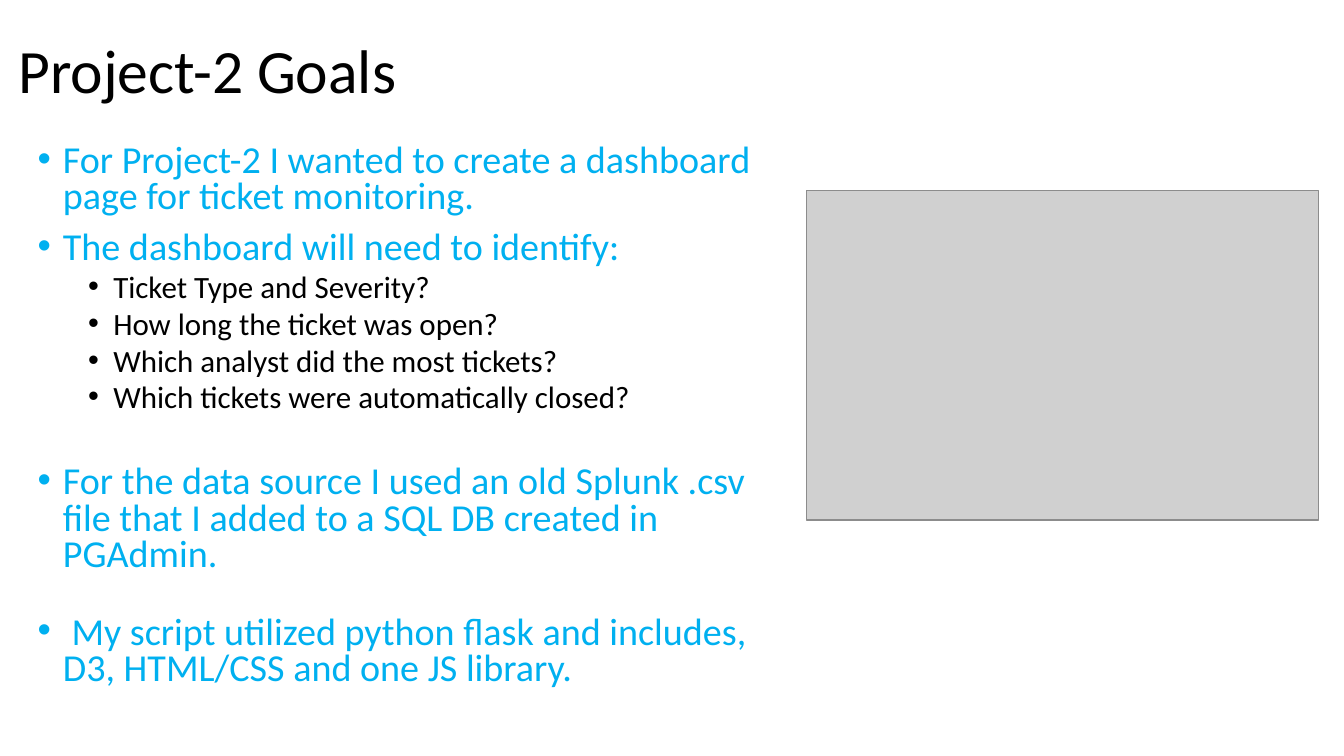
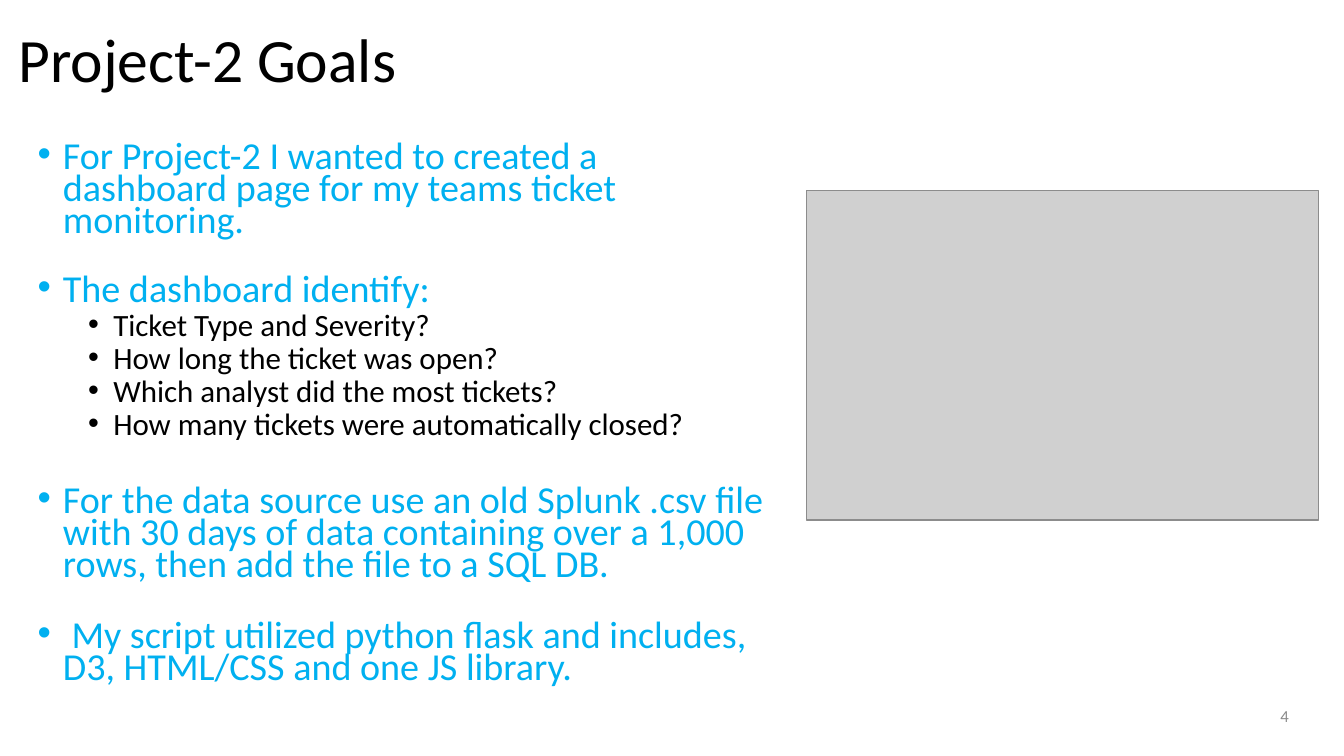
Before and after one commit to trevf002/project_2, a slide deck: slide 4 of Project_2.pptx. Drawn at 1344x756 pixels with LibreOffice and Linux fonts; fonts in the diff are those of the drawing; grey boxes stand for pictures. Boxes give left, top, right and bottom in pixels: in the first picture for what was removed or moved away, otherwise in the second. Text is boxed around its words. In the diff, an @@ line names an element or a change of style, - is before the commit and + after.

```diff
--- a/Project_2.pptx
+++ b/Project_2.pptx
@@ title "Project-2 Goals": place and size @@
-title "Project-2 Goals" at bbox=[18, 50, 396, 104]
+title "Project-2 Goals" at bbox=[18, 39, 396, 93]
@@ text at bbox=[63, 142, 616, 308]: text changed @@
-• For Project-2 I wanted to create a dashboard page for ticket monitoring.
-• The dashboard will need to identify:
+• For Project-2 I wanted to created a dashboard page for my teams ticket monitoring.
+• The dashboard identify:
@@ text at bbox=[63, 314, 746, 686]: line spacing 0.8 to 0.7 @@
@@ text at bbox=[63, 413, 763, 582]: text changed @@
-  • Which tickets were automatically closed?
-• For the data source I used an old Splunk .csv file that I added to a SQL DB created in PGAdmin.
+  • How many tickets were automatically closed?
+• For the data source use an old Splunk .csv file with 30 days of data containing over a 1,000 rows, then add the file to a SQL DB.
@@ page number added at bbox=[1280, 711, 1288, 722], 12 pt, text #8C8C8C @@
+4
```
Also in this commit, not shown: 4 other slides changed, 1 slide added, 2 slides removed, 2 other files.
